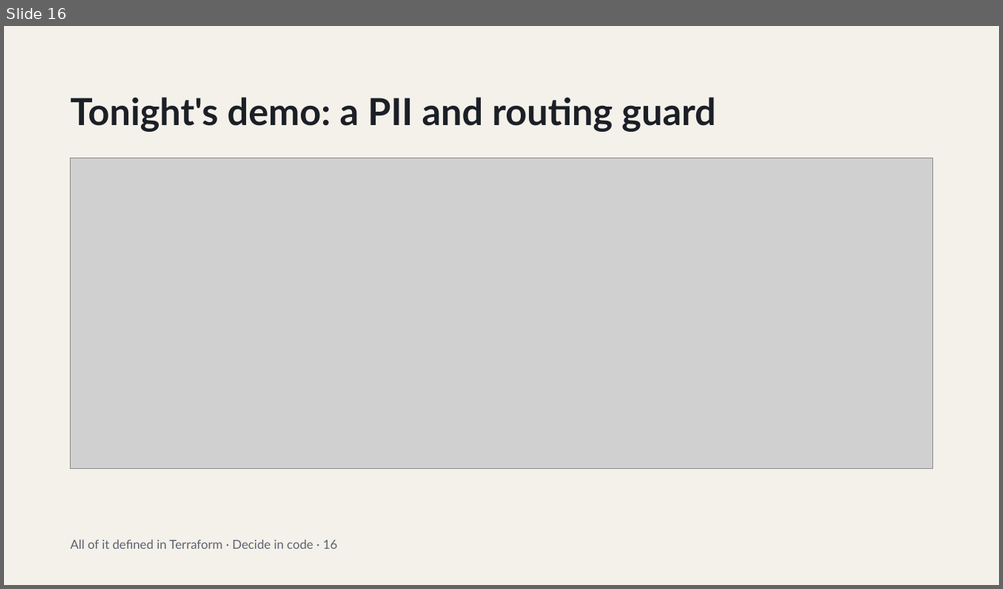
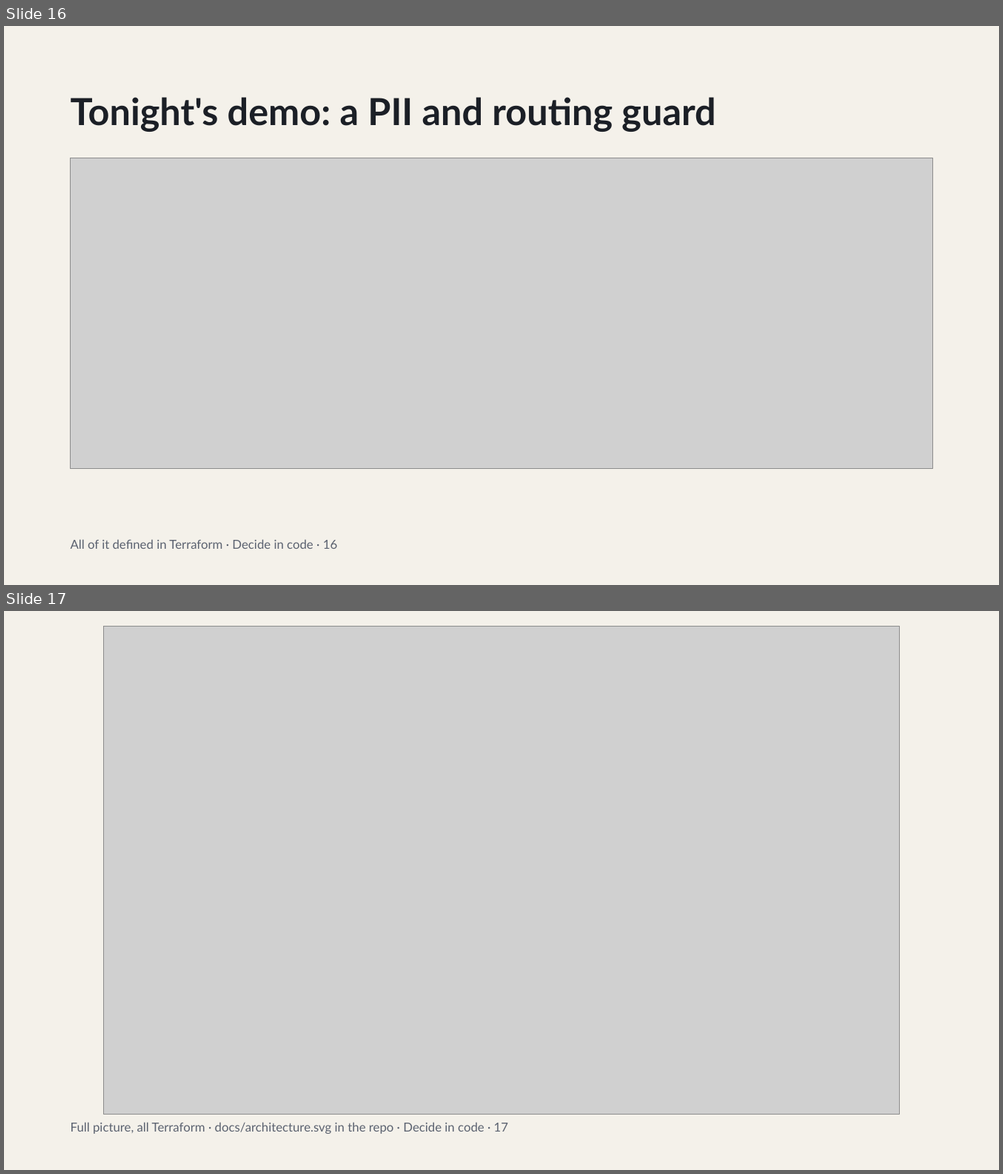
Before and after one commit to lukelittle/rawsug-pii-demo, a slide deck: talk/Decide_in_Code_System_One_Models_on_AWS.pptx. Shown one above the other, each under a label of ours: slide 16 before the commit, slides 16 and 17 after it. The pictures are 1003x589 and 1003x1174 pixels, drawn with LibreOffice and Linux fonts; fonts in the diff are those of the drawing; grey boxes stand for pictures. Boxes give left, top, right and bottom in pixels: in the first picture for what was removed or moved away, otherwise in the second. Text is boxed around its words. In the diff, an @@ line names an element or a change of style, - is before the commit and + after.

```diff
--- a/talk/Decide_in_Code_System_One_Models_on_AWS.pptx
+++ b/talk/Decide_in_Code_System_One_Models_on_AWS.pptx
@@ slide 17 added at [4,611,999,1170], background #F4F1EA @@
@@ picture added at [104,626,899,1115] @@
@@ text added at [71,1122,508,1134], 12 pt, text #5B6270 @@
+Full picture, all Terraform · docs/architecture.svg in the repo · Decide in code · 17
```
Also in this commit, not shown: 2 slides changed, 1 other file.
